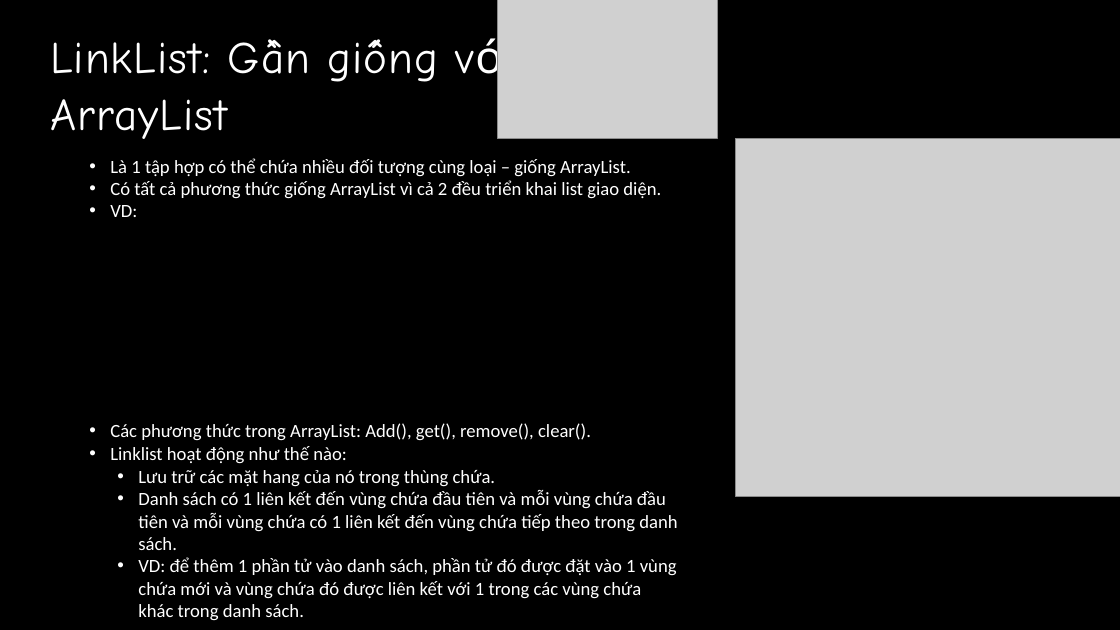
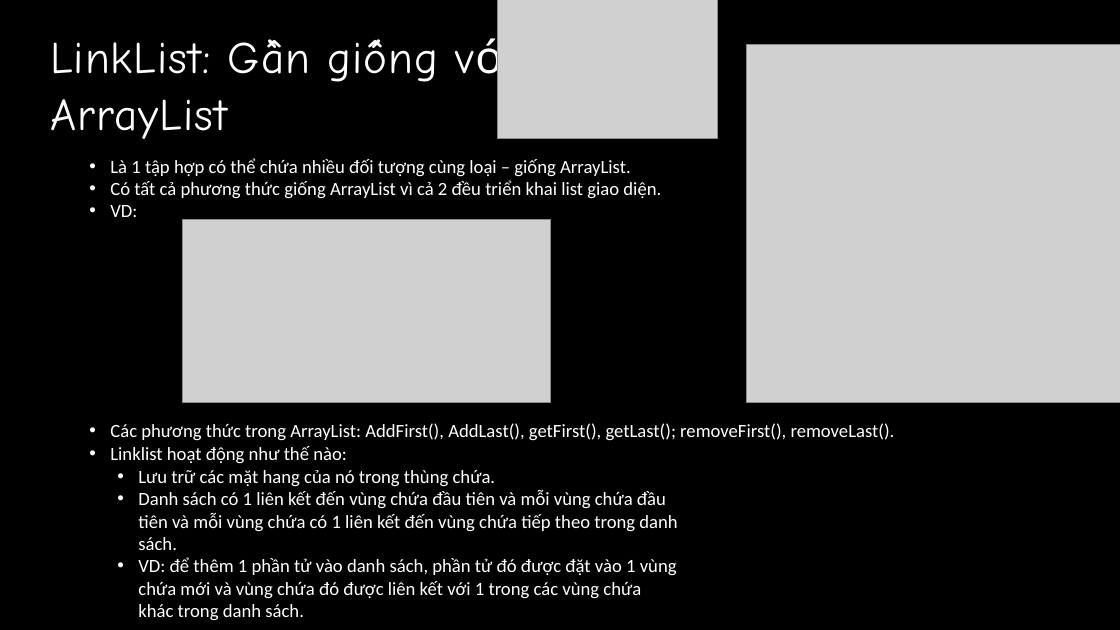
Before and after one commit to QuyetTien1308/intern-nvqtien, a slide deck: slide 17 of baocaotuan1.pptx (slide 16 before the commit). Drawn at 1120x630 pixels with LibreOffice and Linux fonts; fonts in the diff are those of the drawing; grey boxes stand for pictures. Boxes give left, top, right and bottom in pixels: in the first picture for what was removed or moved away, otherwise in the second. Text is boxed around its words. In the diff, an @@ line names an element or a change of style, - is before the commit and + after.

```diff
--- a/baocaotuan1.pptx
+++ b/baocaotuan1.pptx
@@ picture: place and size @@
-picture at box(735, 138, 1120, 496)
+picture at box(746, 44, 1120, 402)
@@ picture added at box(182, 220, 550, 402) @@
@@ text at box(110, 423, 895, 441): text changed @@
-• Các phương thức trong ArrayList: Add(), get(), remove(), clear().
+• Các phương thức trong ArrayList: AddFirst(), AddLast(), getFirst(), getLast(); removeFirst(), removeLast().
```
Also in this commit, not shown: 5 other slides changed, 10 slides added.
